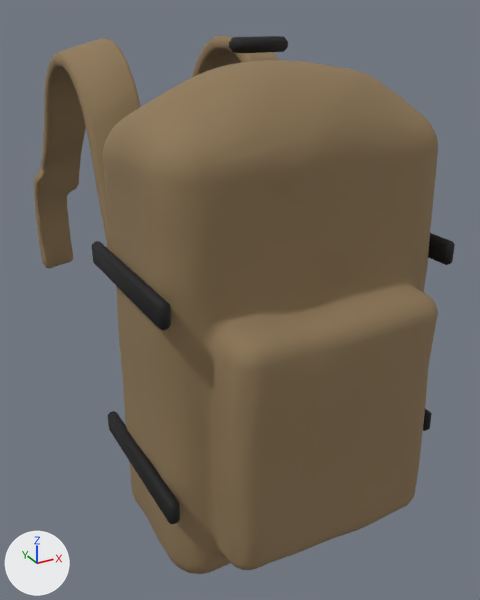
What one commit did to the glTF model assets/characters/infantry/parts/pack_assault.glb.
Rendered twice from a 50 mm lens placed at (-0.301, -0.589, 0.283), pointed at (0.033, 0.017, -0.02). Every picture has the same lights, and +X, +Y and +Z are marked at lower left. The picture after the commit comes second. Objects named as collision shapes, trigger or cutter boxes, shadow casters or lower levels of detail are left out. Vertices at exactly the same position are counted once.

The first picture shows 'pack_assault_LOD0'.
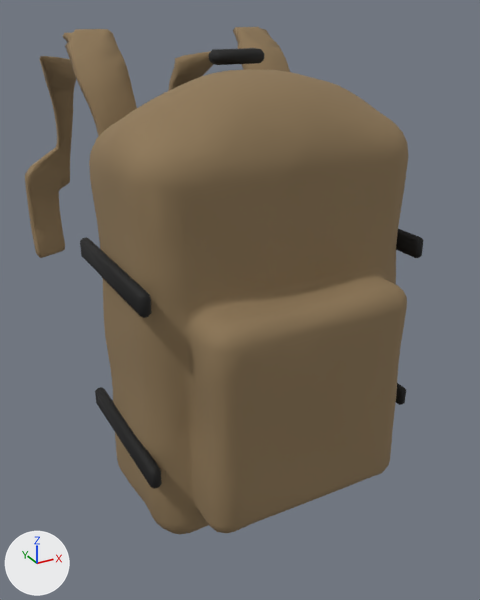
The change, as a diff of the scene's bpy script:
```diff
--- a/assets/characters/infantry/parts/pack_assault.glb.py
+++ b/assets/characters/infantry/parts/pack_assault.glb.py
@@ me_pack_assault_lod0 @@
 # used by ob_pack_assault_lod0; location = (0.0, 0.0, 0.0)
-me_pack_assault_lod0.from_pydata(...)  # 2626 vertices, 5220 faces; spans x -0.144..0.144, y -0.227..0.302, z -0.208..0.261
+me_pack_assault_lod0.from_pydata(...)  # 2591 vertices, 5142 faces; spans x -0.144..0.144, y -0.189..0.345, z -0.19..0.264
+# me_pack_assault_lod0 part 1: the loose piece of 24 vertices spanning x -0.144..-0.134, y -0.185..-0.025, z -0.111..-0.089 is scaled about its middle by (1, 1, 0.916), then moved by (0.0, 0.039, 0.008)
+# me_pack_assault_lod0 part 2: the loose piece of 24 vertices spanning x -0.144..-0.134, y -0.185..-0.025, z 0.069..0.091 is moved by (0.0, 0.039, -0.007)
+# me_pack_assault_lod0 part 3: the loose piece of 24 vertices spanning x 0.134..0.144, y -0.185..-0.025, z -0.111..-0.089 is scaled about its middle by (1, 1, 0.916), then moved by (0.0, 0.039, 0.008)
+# me_pack_assault_lod0 part 4: the loose piece of 24 vertices spanning x 0.134..0.144, y -0.185..-0.025, z 0.069..0.091 is moved by (0.0, 0.039, -0.007)
+# me_pack_assault_lod0 part 5: the loose piece of 24 vertices spanning x -0.025..0.025, y -0.085..-0.065, z 0.249..0.261 is moved by (0.0, 0.039, -0.011)
+# me_pack_assault_lod0 part 6: the loose piece of 1502 vertices spanning x -0.137..0.138, y -0.227..-0.027, z -0.208..0.245 is rebuilt with 1502 vertices and now spans x -0.138..0.138, y -0.189..0.012, z -0.19..0.234
+# me_pack_assault_lod0 part 7: a new loose piece of 275 vertices spanning x 0.066..0.127, y 0.208..0.345, z -0.037..0.234, in mat_cordura_coyote (brown #8f7857)
+# me_pack_assault_lod0 part 8: a new loose piece of 269 vertices spanning x -0.127..-0.066, y 0.208..0.345, z -0.037..0.234, in mat_cordura_coyote (brown #8f7857)
+# me_pack_assault_lod0 part 9: a new loose piece of 209 vertices spanning x 0.066..0.118, y 0.017..0.121, z 0.055..0.264, in mat_cordura_coyote (brown #8f7857)
+# me_pack_assault_lod0 part 10: 2 vertices moved within x -0.115, y 0.034..0.052, z 0.134..0.211; 510 vertices removed from x -0.127..-0.066, y -0.012..0.302, z -0.04..0.255; 214 vertices added at x -0.118..-0.066, y 0.017..0.121, z 0.055..0.264
+# me_pack_assault_lod0 part 11: 492 vertices removed from x 0.066..0.127, y -0.012..0.301, z -0.04..0.255
 me_pack_assault_lod0.materials.append(mat_cordura_coyote)
```

What differs and where, as boxes (x1, y1, x2, y2) in the pictures (480 x 600 px; the box of a moved part takes in the faces that stretch with it):
'pack_assault_LOD0', reshaped: before (34, 36, 455, 574); after (25, 27, 424, 534)
part 1 of me_pack_assault_lod0, moved or reshaped: before (108, 411, 180, 524); after (95, 387, 162, 489)
part 2 of me_pack_assault_lod0, moved or reshaped: before (92, 241, 171, 330); after (80, 237, 152, 318)
part 3 of me_pack_assault_lod0, moved or reshaped: before (423, 409, 432, 431); after (396, 383, 406, 405)
part 4 of me_pack_assault_lod0, moved or reshaped: before (428, 233, 455, 265); after (396, 229, 424, 258)
part 5 of me_pack_assault_lod0, moved or reshaped: before (229, 36, 288, 53); after (209, 48, 264, 65)
part 6 of me_pack_assault_lod0, rebuilt (10% shorter): before (103, 60, 438, 574); after (89, 69, 408, 534)
part 7 of me_pack_assault_lod0, added (brown): after (168, 51, 214, 91)
part 8 of me_pack_assault_lod0, added (brown): after (25, 56, 76, 258)
part 9 of me_pack_assault_lod0, added (brown): after (233, 27, 290, 72)
part 10 of me_pack_assault_lod0, cut back: before (34, 38, 141, 268); after (63, 29, 137, 137)
part 11 of me_pack_assault_lod0, deleted (brown): before (191, 36, 280, 78)
